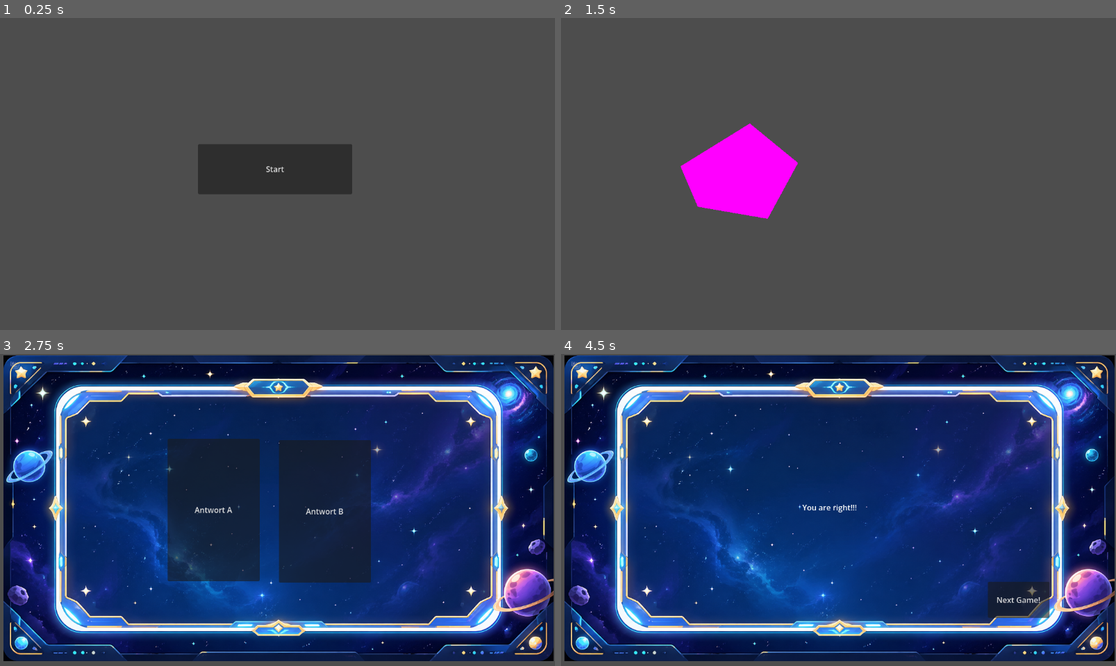
Above: before the commit, frames 1-4 (two rows, left to right).
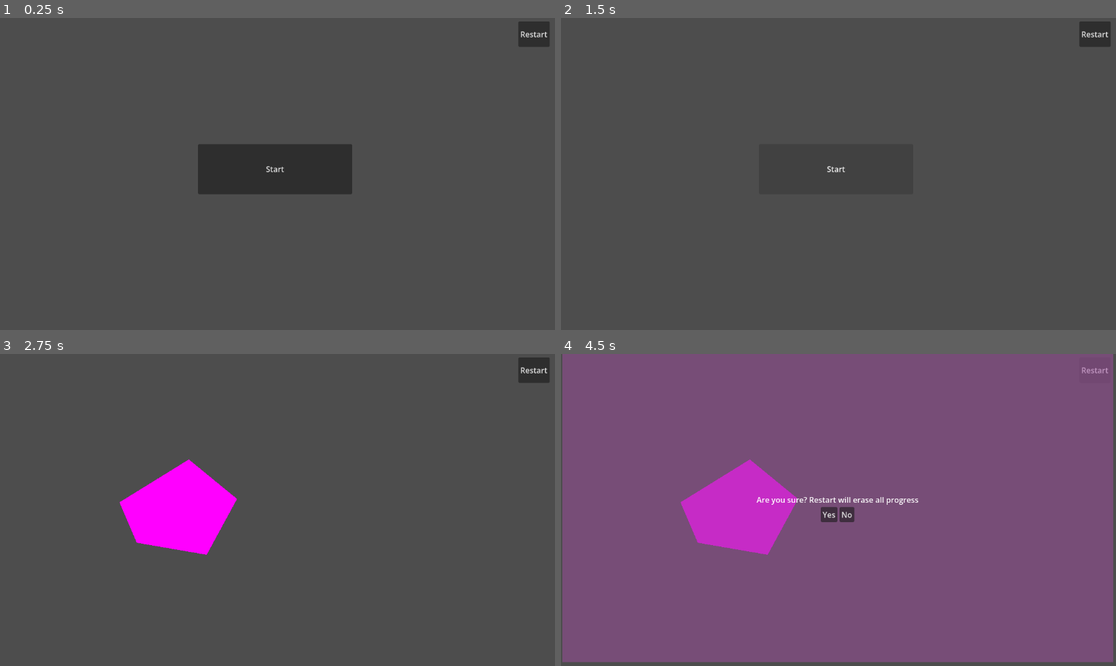
Above: after the commit, the same moments.

Repository: DanilLvov/GamificationTool
Game: Godot game, scene res://Scenes/Menu.tscn
Same seed, same stepped clock (60 frames per second), same inputs: the game is played once before the commit and once after it.
Inputs (mouse positions are in pixels of both pictures, inside the frame that each line leads up to):
- Up to frame 1 (0.25 s): no input
- Up to frame 2 (1.5 s): click (1093, 33) at 0.5 s, where only the run after the commit has a clickable "Restart"; click (827, 177) at 1.25 s, where only the run after the commit has a clickable "Yes"
- Up to frame 3 (2.75 s): click (277, 503) at 2 s, where only the run after the commit has a clickable "Start"
- Up to frame 4 (4.5 s): click (1093, 369) at 2.75 s, where only the run after the commit has a clickable "Restart"; click (849, 513) at 3.5 s, where only the run after the commit has a clickable "No"; click (1093, 369) at 4.25 s, where only the run after the commit has a clickable "Restart"

The runs differ from the first frame. In frame 1, 0.4% of the frame differs, in the area x 93-99%, y 1-10%; in frame 2, 4.5%; in frame 3, 97%; in frame 4, 98%, in the area x 0-100%, y 0-99%.

Commit message:
Added Restart button and menu

Diff:
--- a/Scenes/Menu.tscn
+++ b/Scenes/Menu.tscn
@@ -5,7 +5,11 @@
 [ext_resource type="PackedScene" uid="uid://c7icyl6pvqh3b" path="res://Scenes/mini_game.tscn" id="3_syfuq"]
 [ext_resource type="PackedScene" uid="uid://ccx1bgwla2m6y" path="res://Scenes/Cutscene_Dummy.tscn" id="4_s2c3o"]
 
+[sub_resource type="StyleBoxFlat" id="StyleBoxFlat_s2c3o"]
+bg_color = Color(0.6, 0.3019608, 0.6, 0.56078434)
+
 [node name="Game" type="Node2D" unique_id=333191118]
+process_mode = 1
 script = ExtResource("1_syfuq")
 
 [node name="SpaceShip" type="Sprite2D" parent="." unique_id=1747395986]
@@ -55,6 +59,7 @@
 polygon = PackedVector2Array(795.71423, 608.5714, 737.1428, 674.2856, 738, 778, 1001.42847, 775.71423, 1088.5713, 692.8571, 1082.857, 610)
 
 [node name="StartButton" type="Button" parent="." unique_id=315628407]
+visible = false
 offset_left = 411.0
 offset_top = 262.0
 offset_right = 731.0
@@ -62,5 +67,47 @@
 text = "Start"
 
 [node name="MiniGame" parent="." unique_id=875578804 instance=ExtResource("3_syfuq")]
+visible = false
 
 [node name="CutsceneDummy" parent="." unique_id=1168846618 instance=ExtResource("4_s2c3o")]
+visible = false
+
+[node name="RestartButton" type="Button" parent="." unique_id=480556500]
+offset_left = 1076.0
+offset_top = 7.0
+offset_right = 1141.0
+offset_bottom = 60.0
+text = "Restart"
+
+[node name="RestartMenu" type="PanelContainer" parent="." unique_id=1349227946]
+visible = false
+offset_left = 3.0
+offset_right = 1146.0
+offset_bottom = 640.0
+theme_override_styles/panel = SubResource("StyleBoxFlat_s2c3o")
+
+[node name="Content" type="VBoxContainer" parent="RestartMenu" unique_id=818826965]
+layout_mode = 2
+alignment = 1
+
+[node name="Label" type="Label" parent="RestartMenu/Content" unique_id=171890597]
+layout_mode = 2
+text = "Are you sure? Restart will erase all progress"
+horizontal_alignment = 1
+
+[node name="Buttons" type="HBoxContainer" parent="RestartMenu/Content" unique_id=1782032524]
+layout_mode = 2
+alignment = 1
+
+[node name="Yes" type="Button" parent="RestartMenu/Content/Buttons" unique_id=220387279]
+layout_mode = 2
+text = "Yes"
+
+[node name="No" type="Button" parent="RestartMenu/Content/Buttons" unique_id=1588320668]
+layout_mode = 2
+text = "No"
+
+[connection signal="pressed" from="RestartButton" to="." method="_on_restart_button_pressed"]
+[connection signal="pressed" from="RestartButton" to="." method="_restart_game"]
+[connection signal="pressed" from="RestartMenu/Content/Buttons/Yes" to="." method="_restart_menu_yes_pressed"]
+[connection signal="pressed" from="RestartMenu/Content/Buttons/No" to="." method="_restart_menu_no_pressed"]
--- a/Scripts/cutscene_dummy.gd
+++ b/Scripts/cutscene_dummy.gd
@@ -5,13 +5,24 @@
 func _ready() -> void:
 	pass # Replace with function body.
 
+#timer funcs
+var time_left = 0.0
+var timer_running = false
+
+func _start_timer(time: float) -> void:
+	timer_running = true
+	time_left = time
 
 # Called every frame. 'delta' is the elapsed time since the previous frame.
 func _process(delta: float) -> void:
+	if (timer_running):
+		time_left -= delta
+		if (time_left <= 0.0):
+			emit_signal("finished")
+			timer_running = false
 	pass
 
 # Signaling that Cutscene is finished
 func _launch_scene(scene_id: String) -> void:
 	print("launched cutscene " + scene_id)
-	await get_tree().create_timer(1.0).timeout
-	emit_signal("finished")
+	_start_timer(2.0)
--- a/Scripts/menu.gd
+++ b/Scripts/menu.gd
@@ -6,8 +6,7 @@
 	CUTSCENE,
 	MINIGAME,
 	SPECIALIZATION_CHOICE,
-	END,
-	RESTART # Not sure if needed, remove if not used
+	END
 }
 
 # TODO: game_sequence needs to be read from json
@@ -29,8 +28,9 @@
 #@onready var spaceship = $SpaceShip
 @onready var cutscene_manager = $CutsceneDummy
 @onready var minigame_manager = $MiniGame
-@onready var control_room = $SpaceShip/Room3
 @onready var start_button = $StartButton
+@onready var restart_button = $RestartButton
+@onready var restart_menu = $RestartMenu
 
 
 var current_scene: String
@@ -46,7 +46,6 @@
 	current_scene = "start"
 
 	_run_current_scene()
-
 
 # Called every frame. 'delta' is the elapsed time since the previous frame.
 func _process(delta: float) -> void:
@@ -77,8 +76,24 @@
 			#TODO: Nils: planet_choice elements need to be shown with: .visible = true
 			_next_game_step()
 
-# TODO: Add every new scene object to this function
+# TODO: Add every new scene object to this function but we never hide restart button
 func _hide_all_objects() -> void:
 	start_button.visible = false
 	minigame_manager.visible = false
 	cutscene_manager.visible = false
+
+# Restart functionality
+func _restart_game() -> void:
+	minigame_manager.process_mode = Node.PROCESS_MODE_DISABLED
+	cutscene_manager.process_mode = Node.PROCESS_MODE_DISABLED
+	restart_menu.visible = true
+
+func _restart_menu_yes_pressed() -> void:
+	get_tree().reload_current_scene()
+
+func _restart_menu_no_pressed() -> void:
+	minigame_manager.process_mode = Node.PROCESS_MODE_INHERIT
+	cutscene_manager.process_mode = Node.PROCESS_MODE_INHERIT
+	restart_menu.visible = false
+
+# TODO: add reset on timer
